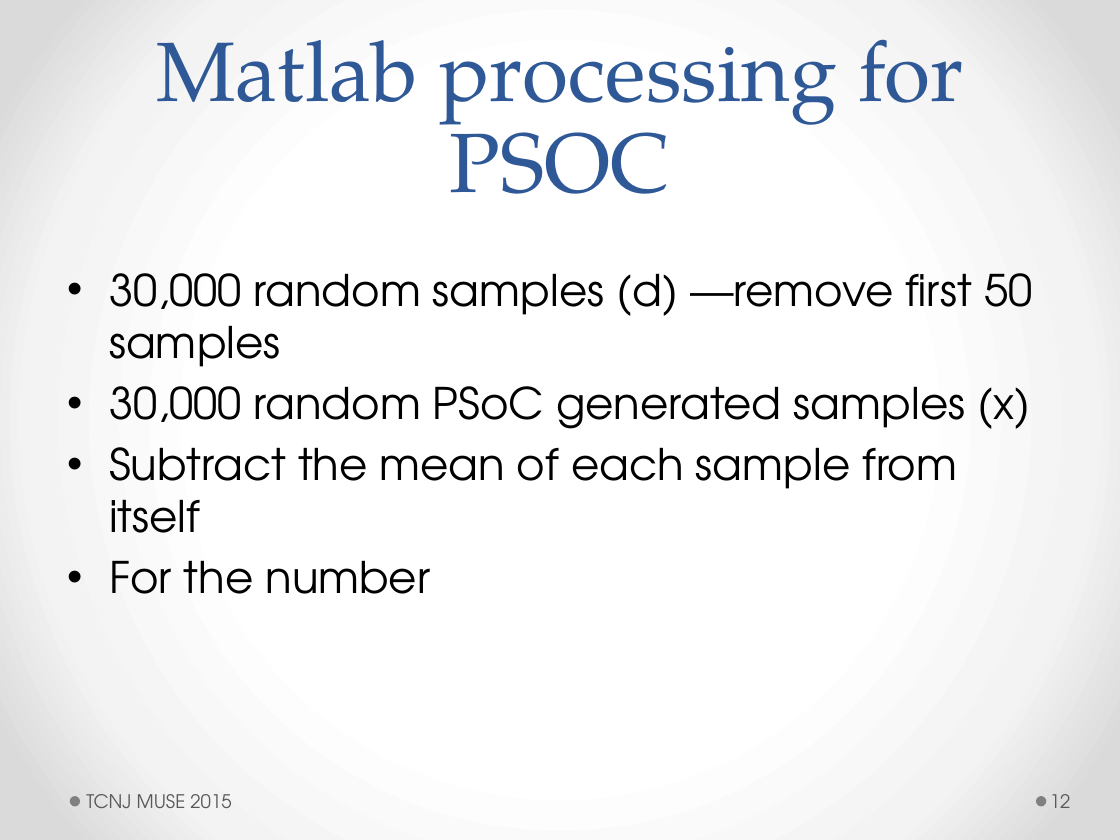
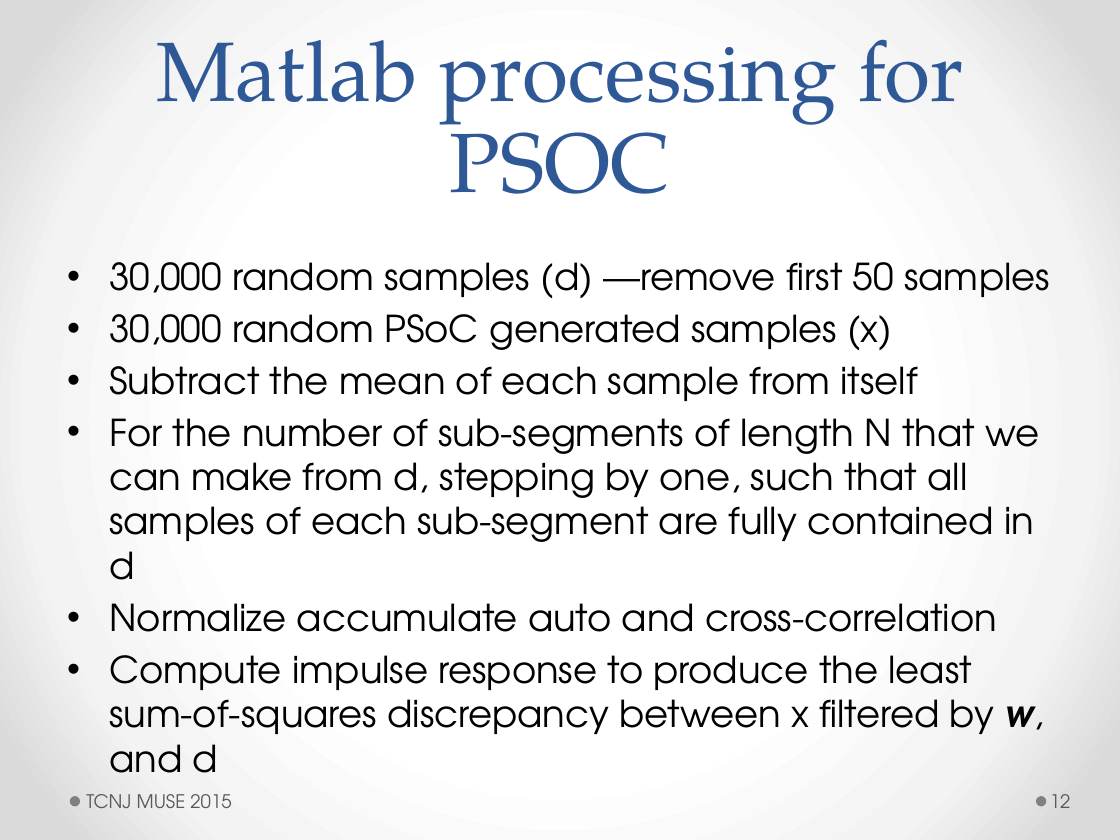
Before and after one commit to ActiveNoiseCancellationResearch/MUSE-Research, a slide deck: slide 12 of proj_anc/doc/jswift/Active Noise Control.pptx. Drawn at 1120x840 pixels with LibreOffice and Linux fonts; fonts in the diff are those of the drawing. Boxes give left, top, right and bottom in pixels: in the first picture for what was removed or moved away, otherwise in the second. Text is boxed around its words. In the diff, an @@ line names an element or a change of style, - is before the commit and + after.

Commit message:
powerpoint

```diff
--- a/proj_anc/doc/jswift/Active Noise Control.pptx
+++ b/proj_anc/doc/jswift/Active Noise Control.pptx
@@ text at (109, 262, 1050, 401): size 28 to 23.8 pt in "30,000 random samples (d) —remove first 50 ...", "30,000 random PSoC generated samples (x)", "Subtract the mean of each sample from ..." @@
@@ text at (109, 418, 1044, 745): text changed; size 28 to 23.8 pt @@
-• For the number
+• For the number of sub-segments of length N that we can make from d, stepping by one, such that all samples of each sub-segment are fully contained in d
+• Normalize accumulate auto and cross-correlation
+• Compute impulse response to produce the least sum-of-squares discrepancy between x filtered by w, and d
```
Also in this commit, not shown: 3 other slides changed.
